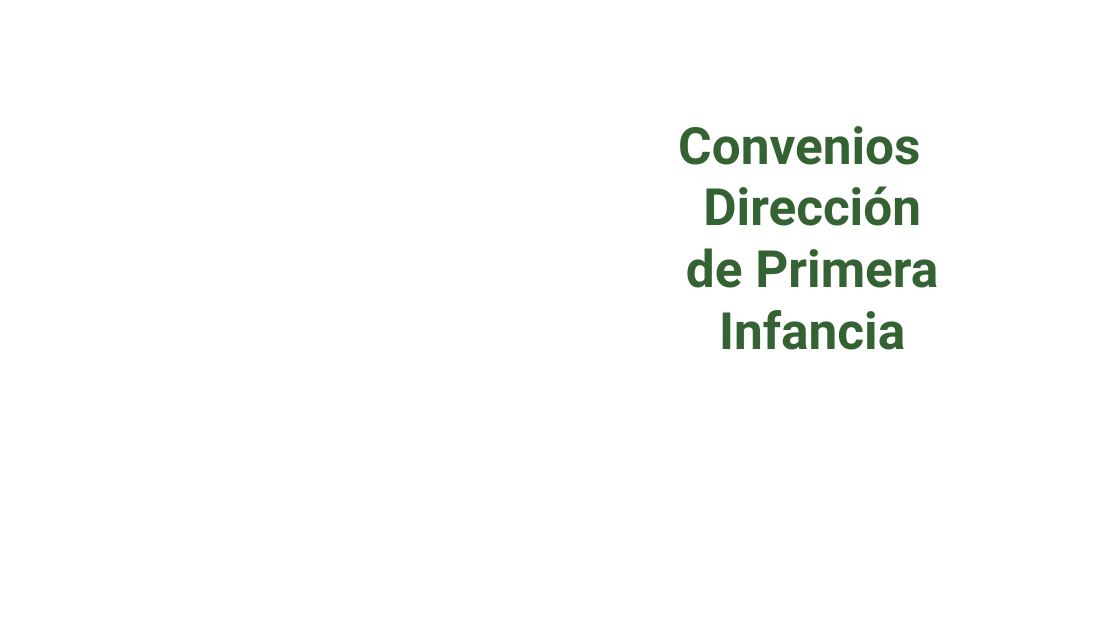
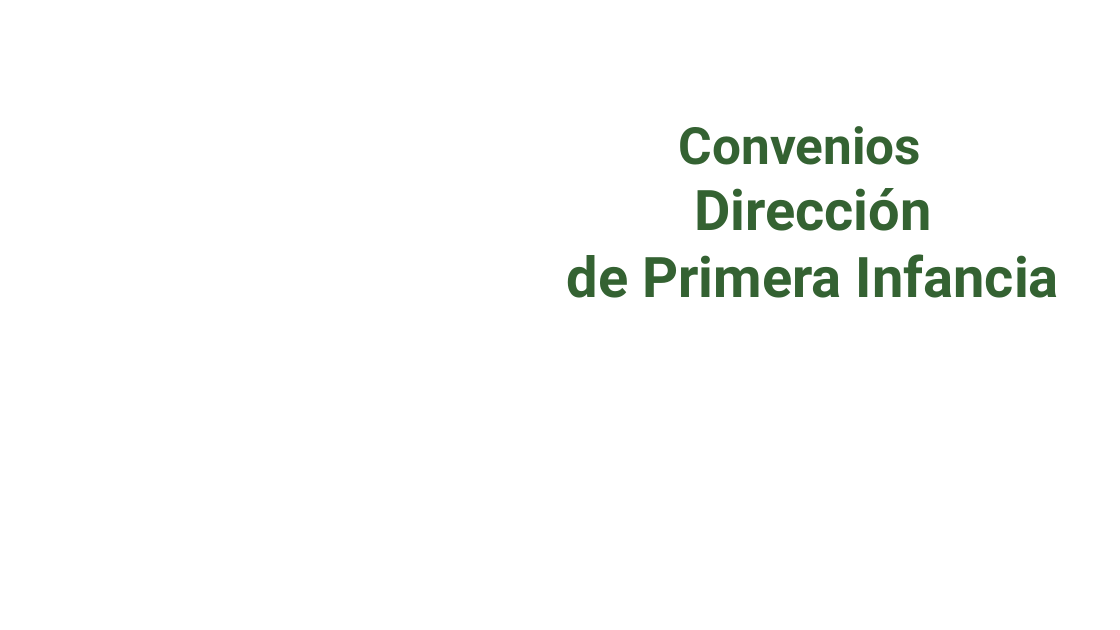
Before and after one commit to paulaO/Dotaciones2019, a slide deck: slide 1 of SeguimientosSOAPI/ConveniosDPI.ppt. Drawn at 1120x630 pixels with LibreOffice and Linux fonts; fonts in the diff are those of the drawing; background and template pictures are left out. Boxes give left, top, right and bottom in pixels: in the first picture for what was removed or moved away, otherwise in the second. Text is boxed around its words. In the diff, an @@ line names an element or a change of style, - is before the commit and + after.

```diff
--- a/SeguimientosSOAPI/ConveniosDPI.ppt
+++ b/SeguimientosSOAPI/ConveniosDPI.ppt
@@ text "Convenios": place and size @@
-text "Convenios" at [678, 126, 938, 350]
+text "Convenios" at [567, 126, 1059, 298]
@@ text at [567, 188, 1059, 298]: size 44 to 48 pt in "Dirección", "de Primera Infancia" @@
```
Also in this commit, not shown: 2 slides added, 1 slide removed, 1 other file.
